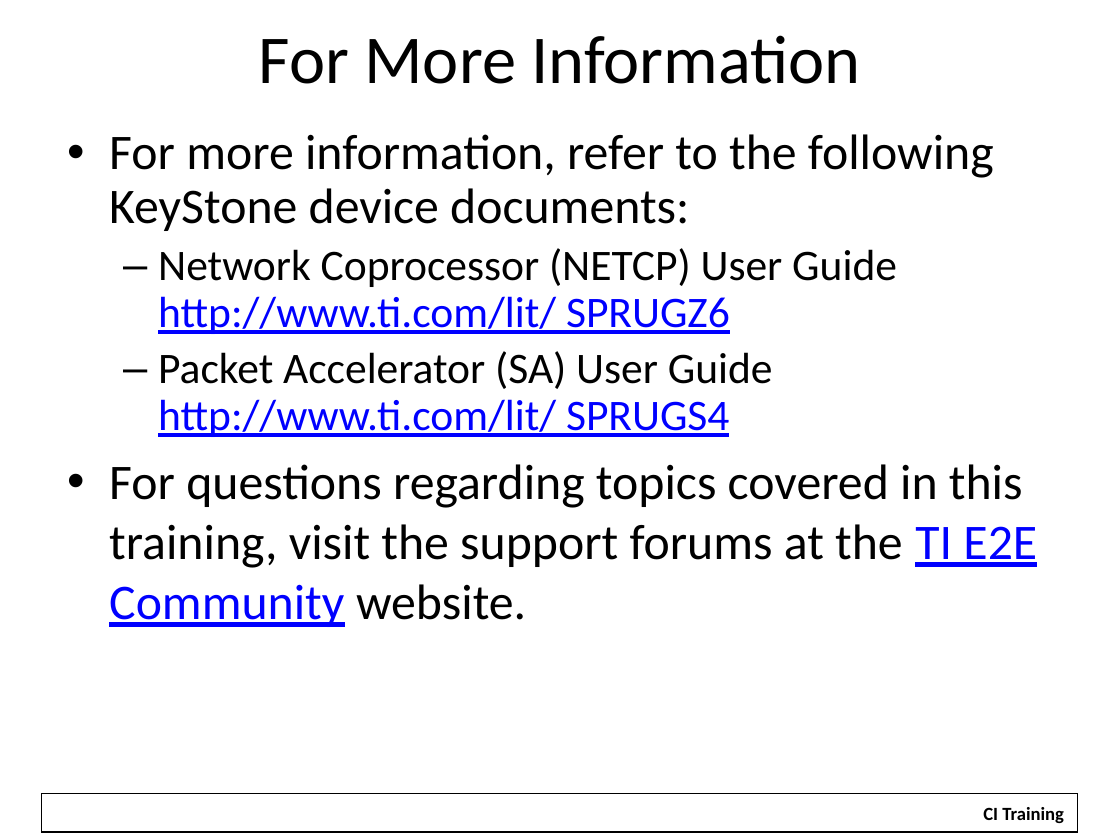
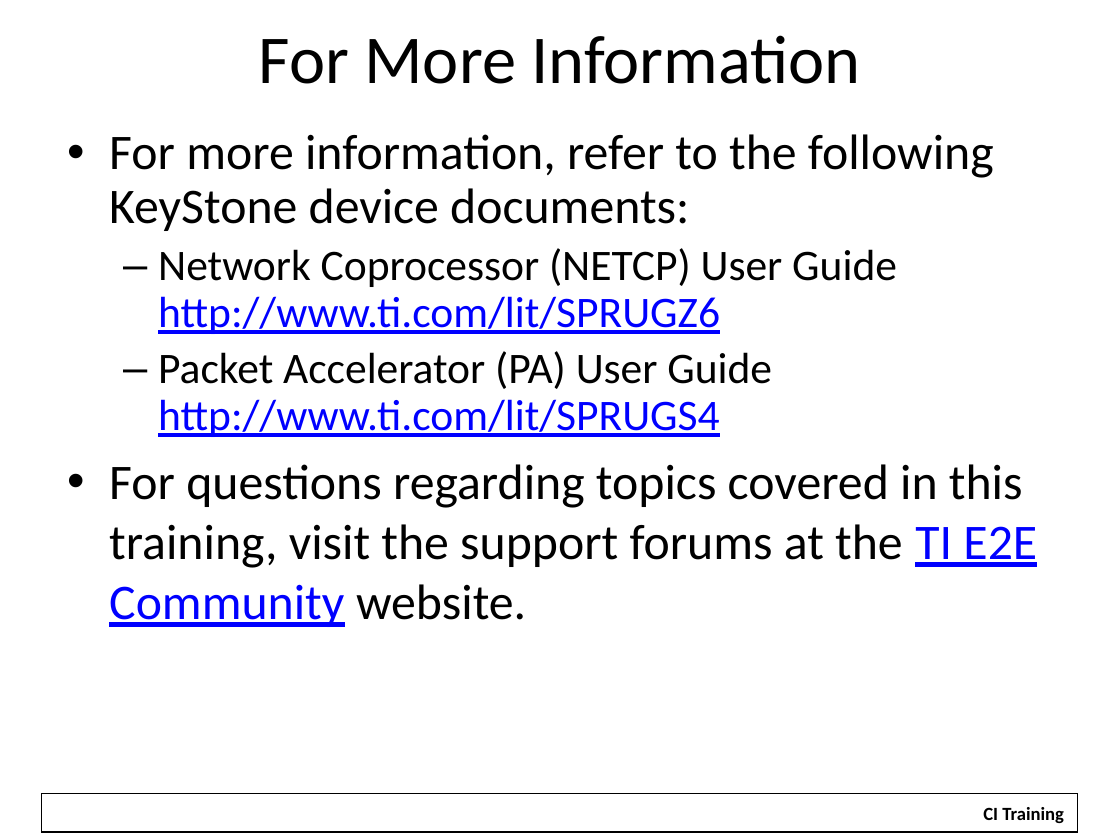
Before and after one commit to hari1989/keystone-workshop, a slide deck: slide 38 of slides/KeyStone NETCP PA.pptx (slide 34 before the commit). Drawn at 1120x840 pixels with LibreOffice and Linux fonts; fonts in the diff are those of the drawing; background and template pictures are left out. Boxes give left, top, right and bottom in pixels: in the first picture for what was removed or moved away, otherwise in the second. Text is boxed around its words. In the diff, an @@ line names an element or a change of style, - is before the commit and + after.

```diff
--- a/slides/KeyStone NETCP PA.pptx
+++ b/slides/KeyStone NETCP PA.pptx
@@ text at [158,248,897,437]: text changed @@
-  – Network Coprocessor (NETCP) User Guide
-    http://www.ti.com/lit/ SPRUGZ6
-  – Packet Accelerator (SA) User Guide
-    http://www.ti.com/lit/ SPRUGS4
+  – Network Coprocessor (NETCP) User Guide
+    http://www.ti.com/lit/SPRUGZ6
+  – Packet Accelerator (PA) User Guide
+    http://www.ti.com/lit/SPRUGS4
```
Also in this commit, not shown: 4 other slides changed, 11 slides added, 20 other files.
